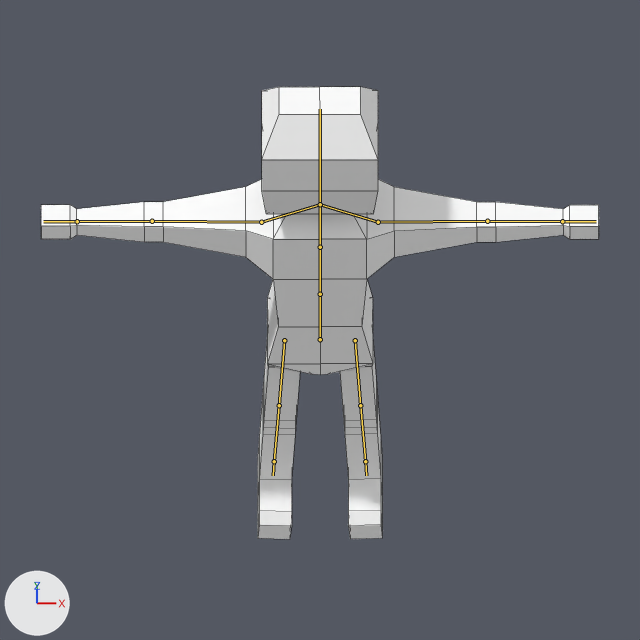
Two versions of the Blender file bleed-client/blender/Character9.blend, one commit apart.
Both versions are drawn from the file's camera 'Camera'. The axes (+X, +Y, +Z) are drawn at lower left. The lights are the same throughout. The bones that bend it are drawn over the model as lines. Mesh edges are drawn as thin lines.

Objects in the first picture: 'Character'.
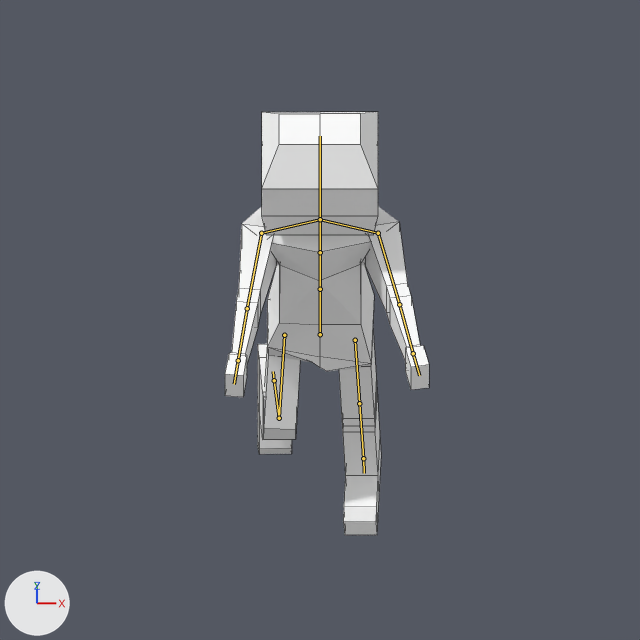
The newer file adds an action. The first version stands in its rest pose; the second is drawn at frame 2 of the action 'Walking Zombie'.

Patch to the scene script:
```diff
--- a/bleed-client/blender/Character9.blend.py
+++ b/bleed-client/blender/Character9.blend.py
@@ bone_core @@
 bone_core = bpy.data.objects['Armature'].pose.bones['Core']
-bone_core.location = (0.0, 0.0, 0.0)
+bone_core.location = (0.0, 0.11, 0.0)
@@ bone_spine1 @@
 bone_spine1 = bpy.data.objects['Armature'].pose.bones['Spine1']  # child of 'Core'
-bone_spine1.rotation_quaternion = (1.0, 0.0, 0.0, 0.0)  # degrees (0, 0, 0)
+bone_spine1.rotation_quaternion = (0.995, 0.103, 0.0, 0.0)  # degrees (12, 0, 0)
@@ bone_head @@
 bone_head = bpy.data.objects['Armature'].pose.bones['Head']  # child of 'Spine2'
-bone_head.rotation_quaternion = (1.0, 0.0, 0.0, 0.0)  # degrees (0, 0, 0)
+bone_head.rotation_quaternion = (0.999, -0.043, 0.0, 0.0)  # degrees (-5, 0, 0)
@@ bone_upperarm_r @@
 bone_upperarm_r = bpy.data.objects['Armature'].pose.bones['UpperArm.R']  # child of 'Color.R'
-bone_upperarm_r.rotation_quaternion = (1.0, 0.0, 0.0, 0.0)  # degrees (0, 0, 0)
+bone_upperarm_r.rotation_quaternion = (0.469, 0.512, 0.59, 0.413)  # degrees (103, 7, 92)
@@ bone_upperarm_l @@
 bone_upperarm_l = bpy.data.objects['Armature'].pose.bones['UpperArm.L']  # child of 'Color.L'
-bone_upperarm_l.rotation_quaternion = (1.0, 0.0, 0.0, 0.0)  # degrees (0, 0, 0)
+bone_upperarm_l.rotation_quaternion = (0.469, 0.501, -0.616, -0.387)  # degrees (105, -11, -93)
@@ bone_upperleg_r @@
 bone_upperleg_r = bpy.data.objects['Armature'].pose.bones['UpperLeg.R']  # child of 'Core'
-bone_upperleg_r.rotation_quaternion = (1.0, 0.0, 0.0, 0.0)  # degrees (0, 0, 0)
+bone_upperleg_r.rotation_quaternion = (0.987, 0.0, 0.01, 0.16)  # degrees (0, 1, 18)
@@ bone_lowerleg_r @@
 bone_lowerleg_r = bpy.data.objects['Armature'].pose.bones['LowerLeg.R']  # child of 'UpperLeg.R'
-bone_lowerleg_r.rotation_quaternion = (1.0, 0.0, 0.0, 0.0)  # degrees (0, 0, 0)
+bone_lowerleg_r.rotation_quaternion = (0.698, 0.0, -0.042, -0.715)  # degrees (3, -3, -91)
@@ bone_upperleg_l @@
 bone_upperleg_l = bpy.data.objects['Armature'].pose.bones['UpperLeg.L']  # child of 'Core'
-bone_upperleg_l.location = (0.0, 0.0, 0.0)
-bone_upperleg_l.rotation_quaternion = (1.0, 0.0, 0.0, 0.0)  # degrees (0, 0, 0)
+bone_upperleg_l.location = (0.01, 0.09, -0.01)
+bone_upperleg_l.rotation_quaternion = (1.0, -0.006, 0.019, 0.011)  # degrees (-1, 2, 1)
@@ bone_foot_l @@
 bone_foot_l = bpy.data.objects['Armature'].pose.bones['Foot.L']  # child of 'LowerLeg.L'
-bone_foot_l.rotation_quaternion = (1.0, 0.0, 0.0, 0.0)  # degrees (0, 0, 0)
+bone_foot_l.rotation_quaternion = (1.0, 0.001, -0.001, -0.023)  # degrees (0, 0, -3)
```

Where the change shows, as pixel boxes (x1, y1, x2, y2) in the pictures (640 x 640 px):
'Character', posed (63% narrower, 6% shorter): before (41, 87, 599, 539); after (225, 112, 429, 535)
bone 'Core', root to tip: before (320, 339) to (320, 294); after (320, 334) to (320, 289)
bone 'Spine1', root to tip: before (320, 294) to (320, 247); after (320, 289) to (320, 252)
bone 'Head', root to tip: before (320, 204) to (320, 109); after (320, 219) to (320, 136)
bone 'UpperArm.R', root to tip: before (261, 222) to (152, 221); after (261, 233) to (247, 308)
bone 'UpperArm.L', root to tip: before (378, 222) to (487, 221); after (378, 233) to (399, 304)
bone 'UpperLeg.R', root to tip: before (284, 340) to (279, 405); after (284, 335) to (279, 418)
bone 'LowerLeg.R', root to tip: before (279, 405) to (274, 461); after (279, 418) to (274, 380)
bone 'UpperLeg.L', root to tip: before (355, 340) to (360, 405); after (355, 340) to (359, 403)
bone 'Foot.L', root to tip: before (365, 461) to (366, 475); after (363, 458) to (364, 473)
